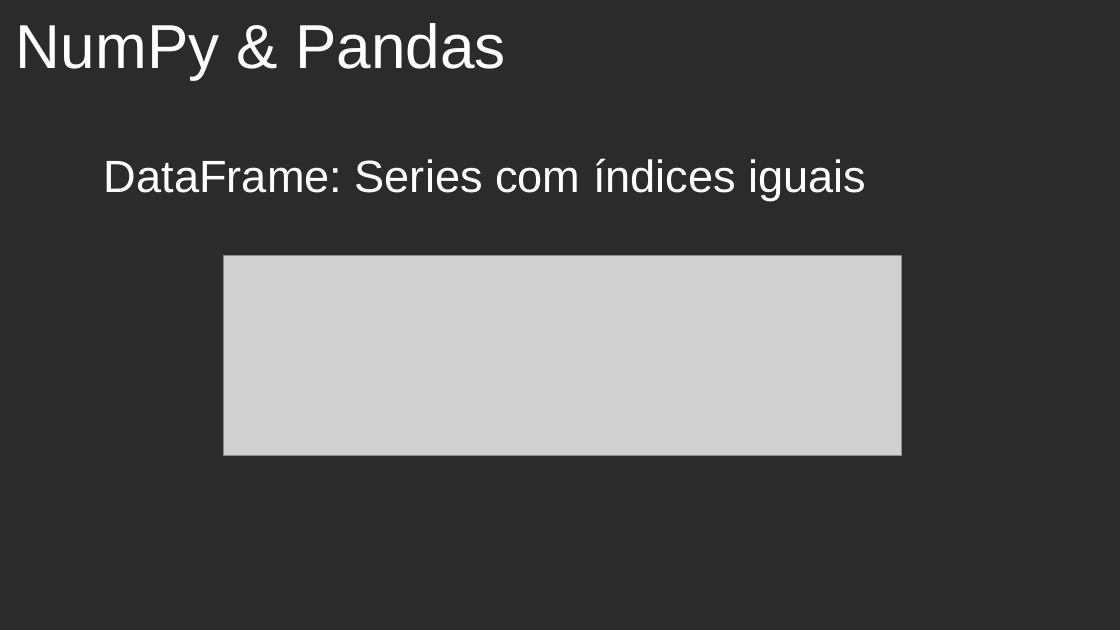
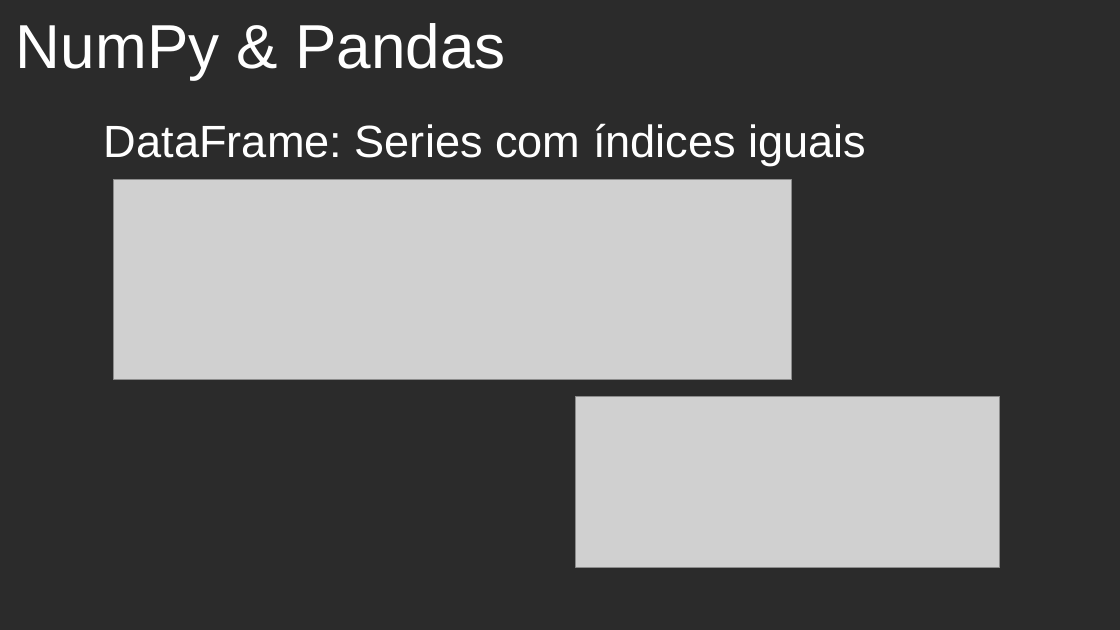
Before and after one commit to jalexandretoledo/numpy_pandas, a slide deck: slide 13 of aula_2/aula_2.odp (slide 12 before the commit). Drawn at 1120x630 pixels with LibreOffice and Linux fonts; fonts in the diff are those of the drawing; grey boxes stand for pictures; background and template pictures are left out; a plain dark background stands for a picture behind light text. Boxes give left, top, right and bottom in pixels: in the first picture for what was removed or moved away, otherwise in the second. Text is boxed around its words. In the diff, an @@ line names an element or a change of style, - is before the commit and + after.

```diff
--- a/aula_2/aula_2.odp
+++ b/aula_2/aula_2.odp
@@ text "DataFrame: Series com índices iguais": place and size @@
-text "DataFrame: Series com índices iguais" at (104,158,867,201)
+text "DataFrame: Series com índices iguais" at (104,123,867,165)
@@ picture: place and size @@
-picture at (224,255,903,455)
+picture at (114,180,793,380)
@@ picture added at (576,396,1000,568) @@
```
Also in this commit, not shown: 3 other slides changed, 2 slides added, 1 other file.
